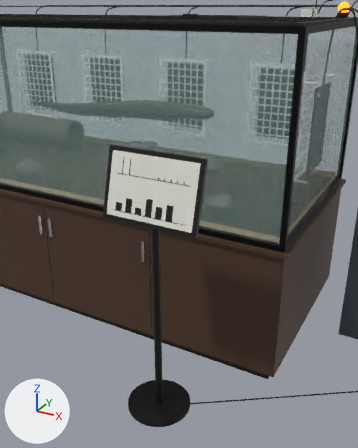
The glTF model models/eel-habitat-harvester.glb: old version first, new version second.
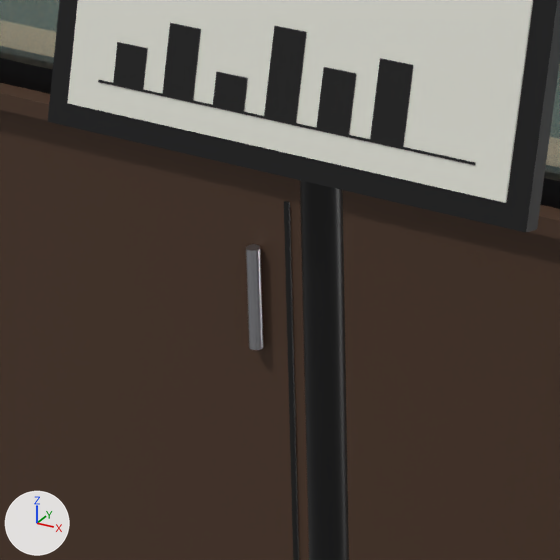
The first picture shows the older version from a 50 mm camera at (2.091, -2.702, 1.873) aimed at (1.133, -0.96, 1.002). The close-ups show the older and then the newer version on the part from 26% to 56% of the width and 43% to 67% of the height of that picture. Only the edits that show in the close-ups are written down. The axes (+X, +Y, +Z) are drawn at lower left. The lights are the same throughout. Where no turn or scale is listed for an object, it has been applied to the vertices.

The older version as bpy lines, for what is in view:
```python
me_door_handles = bpy.data.meshes.new('Door handles')
me_door_handles.from_pydata(...)  # 204 vertices, 384 faces; spans x -0.81..0.81, y -0.64..-0.62, z 0.56..0.68
me_door_handles.materials.append(mat_steel_brushed)  # light grey #c7c7cc
me_frame_trims = bpy.data.meshes.new('Frame trims')
me_frame_trims.from_pydata(...)  # 56 vertices, 144 faces; spans x -1.51..1.51, y -0.62..0.62, z 0.8..1.8
me_frame_trims.materials.append(mat_aluminium_black)  # black #0d0d0f
me_glass_panels = bpy.data.meshes.new('Glass panels')
me_glass_panels.from_pydata(...)  # 28 vertices, 60 faces; spans x -1.5..1.5, y -0.6..0.6, z 0.8..1.8
me_glass_panels.materials.append(mat_glass)  # pale blue #ccedeb
ob_door_handles = bpy.data.objects.new('Door handles', me_door_handles)
ob_door_handles.location = (0.0, 0.0, 0.0)
ob_frame_trims = bpy.data.objects.new('Frame trims', me_frame_trims)
ob_frame_trims.location = (0.0, 0.0, 0.0)
ob_glass_panels = bpy.data.objects.new('Glass panels', me_glass_panels)
ob_glass_panels.location = (0.0, 0.0, 0.0)
# also in view: 'Display stand' at (1.05, -1.02, 0.543); 'E-paper screen' at (1.05, -1.05, 1.173); 'Cabinet' at (0.0, 0.0, 0.43); 'Plinth and door seams' at (0.0, -0.021, 0.37); 'Display frame' at (1.05, -1.04, 1.17)
```
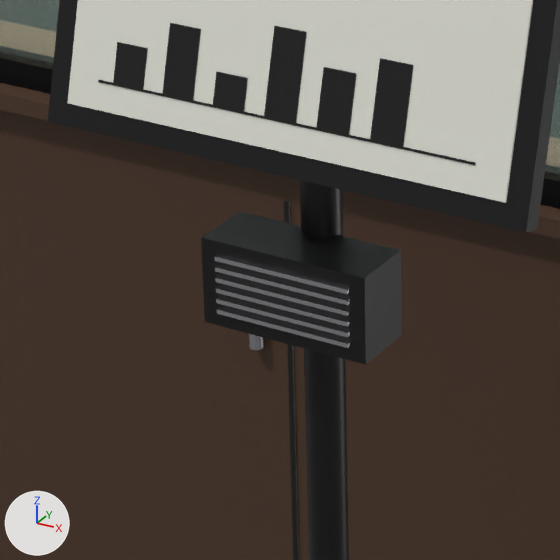
The edits, one by one:
Mesh me_speaker_grille is new.
It consists of a box spanning x 0.985..1.115, y -1.088..-1.084, z 0.873..0.877; a box spanning x 0.985..1.115, y -1.088..-1.084, z 0.883..0.887; a box spanning x 0.985..1.115, y -1.088..-1.084, z 0.893..0.897; a box spanning x 0.985..1.115, y -1.088..-1.084, z 0.903..0.907; a box spanning x 0.985..1.115, y -1.088..-1.084, z 0.913..0.917; a box spanning x 0.985..1.115, y -1.088..-1.084, z 0.923..0.927.
It uses material mat_screw_metal (light grey #d1d1d6).
Mesh me_listening_speaker is new.
It is a box spanning x 0.97..1.13, y -1.085..-1.025, z 0.86..0.94.
It uses material mat_display_black (black #0a0a0b).
Object 'Speaker grille' (ob_speaker_grille) is new; it shows me_speaker_grille.
Its location is (0.0, 0.0, 0.0).
Object 'Listening speaker' (ob_listening_speaker) is new; it shows me_listening_speaker.
Its location is (0.0, 0.0, 0.0).

Pixel boxes (x1, y1, x2, y2) of what changed, in the close-ups (560 x 560 px):
'Listening speaker', added (black): after (201, 212, 401, 365)
'Speaker grille', added: after (215, 255, 350, 348)
'Door handles', unchanged, covered by the edit: before (246, 244, 264, 350); after (249, 334, 264, 350)
